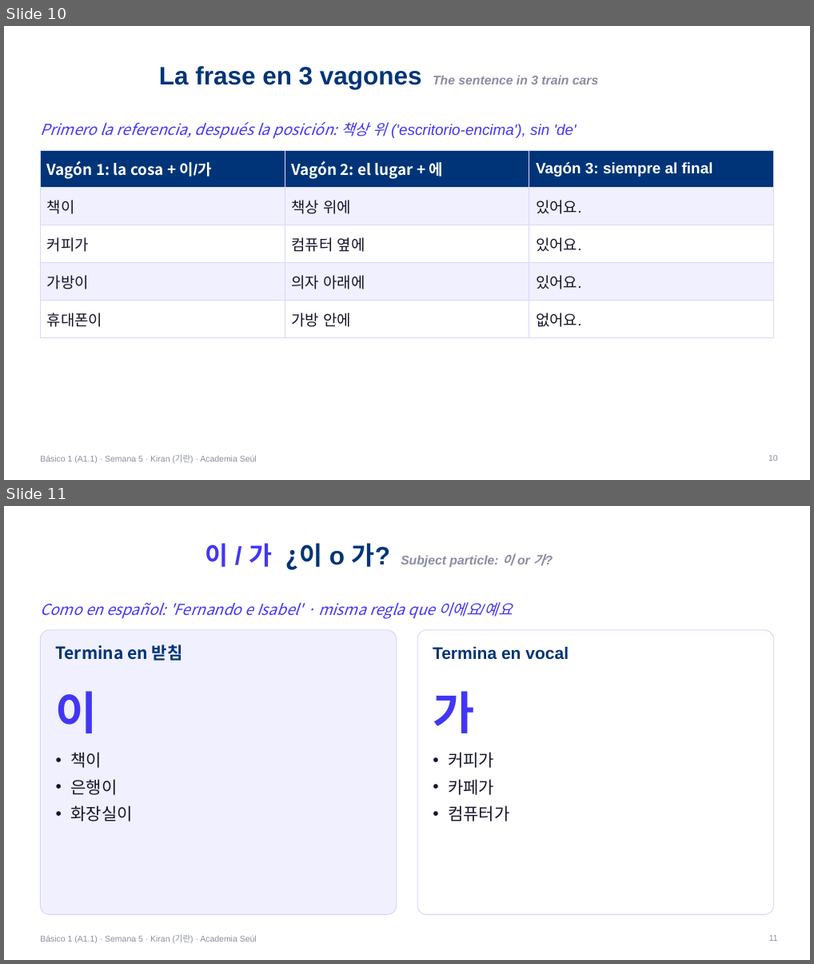
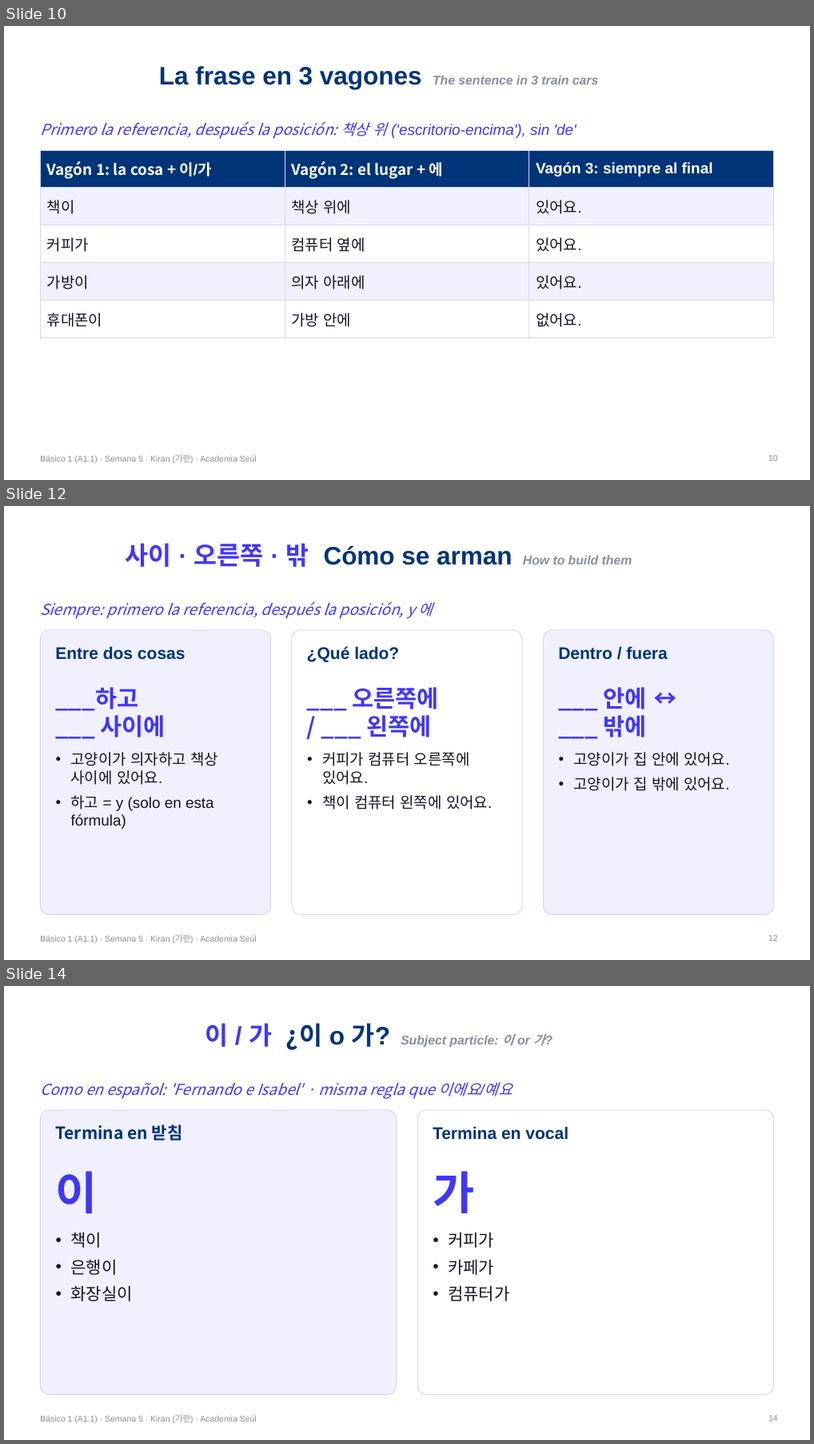
Before and after one commit to academiaseul/ACADEMIASEULWEB, a slide deck: Curriculo/Fase2_Basico1/decks/Basico1_S05_Kiran.pptx. Shown one above the other, each under a label of ours: slides 10 and 11 before the commit, slides 10, 12 and 14 after it; the slides between them are not shown. The pictures are 814x964 and 814x1444 pixels, drawn with LibreOffice and Linux fonts; fonts in the diff are those of the drawing; background and template pictures are left out. Boxes give left, top, right and bottom in pixels: in the first picture for what was removed or moved away, otherwise in the second. Text is boxed around its words. In the diff, an @@ line names an element or a change of style, - is before the commit and + after.

```diff
--- a/Curriculo/Fase2_Basico1/decks/Basico1_S05_Kiran.pptx
+++ b/Curriculo/Fase2_Basico1/decks/Basico1_S05_Kiran.pptx
@@ slide 12 added at (4, 506, 810, 960), background #FFFFFF; not listed: 1 template element that a slide beside it also shows @@
@@ title added at (126, 543, 633, 567), 30 pt, text #8A8DA0, bold @@
+사이 · 오른쪽 · 밖 Cómo se arman How to build them
@@ text added at (40, 602, 433, 619), 18 pt, text #4236F6, italic @@
+Siempre: primero la referencia, después la posición, y 에
@@ rounded rectangle added at (40, 630, 270, 914), fill #F1F0FE, outline #D9D7F7 1 pt @@
@@ text added at (55, 646, 186, 660), 20 pt, text #003478, bold @@
+Entre dos cosas
@@ rounded rectangle added at (292, 630, 522, 914), fill #FFFFFF, outline #D9D7F7 1 pt @@
@@ text added at (307, 646, 399, 662), 20 pt, text #003478, bold @@
+¿Qué lado?
@@ rounded rectangle added at (544, 630, 774, 914), fill #F1F0FE, outline #D9D7F7 1 pt @@
@@ text added at (558, 646, 667, 660), 20 pt, text #003478, bold @@
+Dentro / fuera
@@ text added at (55, 687, 166, 737), 28 pt, text #4236F6, bold @@
+___하고
+___ 사이에
@@ text added at (352, 687, 438, 737), 28 pt, text #4236F6, bold @@
+___ 오른쪽에
+/ ___ 왼쪽에
@@ text added at (604, 687, 647, 737), 28 pt, text #4236F6, bold @@
+___ 안에 ↔
+___ 밖에
@@ text added at (71, 752, 218, 828), 18 pt, text #14142B @@
+• 고양이가 의자하고 책상 사이에 있어요.
+• 하고 = y (solo en esta fórmula)
@@ text added at (322, 752, 492, 809), 18 pt, text #14142B @@
+• 커피가 컴퓨터 오른쪽에 있어요.
+• 책이 컴퓨터 왼쪽에 있어요.
@@ text added at (574, 752, 730, 791), 18 pt, text #14142B @@
+• 고양이가 집 안에 있어요.
+• 고양이가 집 밖에 있어요.
@@ page number added at (769, 935, 778, 940), 10 pt, text #8A8DA0 @@
+12
@@ what was slide 11 is now slide 14 @@
@@ page number at (769, 1415, 778, 1420): text changed @@
-11
+14
```
Also in this commit, not shown: 1 slide changed, 3 other slides added, 38 other files.
